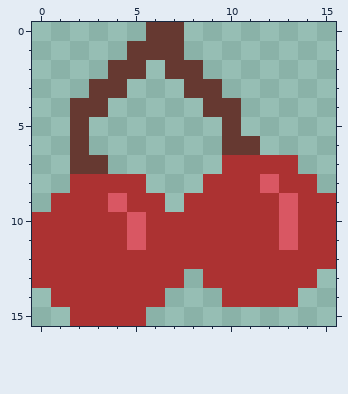
Two versions of one pixel-art sprite, project/asset/cherries.png. The picture above is the old version.
The file is 16x16 pixels.
Once edited:
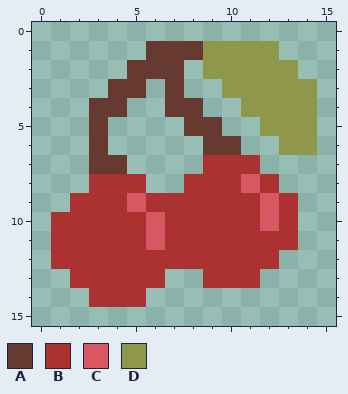
Palette (. is transparent): A #663931  B #ac3232  C #d95763  D #8f974a
Changes in this commit:
{"y":0,"x":6,"old":"AA","new":".."}
{"y":1,"x":5,"old":"A","new":"."}
{"y":1,"x":8,"old":".....","new":"ADDDD"}
{"y":2,"x":4,"old":"A","new":"."}
{"y":2,"x":6,"old":".","new":"A"}
{"y":2,"x":8,"old":"A.....","new":".DDDDD"}
{"y":3,"x":3,"old":"A","new":"."}
{"y":3,"x":5,"old":".","new":"A"}
{"y":3,"x":7,"old":".AA.....","new":"A..DDDDD"}
{"y":4,"x":2,"old":"A","new":"."}
{"y":4,"x":4,"old":".","new":"A"}
{"y":4,"x":7,"old":"..AA....","new":"AA..DDDD"}
{"y":5,"x":2,"old":"A.","new":".A"}
{"y":5,"x":8,"old":"..A","new":"AA."}
{"y":5,"x":12,"old":"...","new":"DDD"}
{"y":6,"x":2,"old":"A.","new":".A"}
{"y":6,"x":9,"old":".","new":"A"}
{"y":6,"x":11,"old":"A","new":"."}
{"y":6,"x":13,"old":"..","new":"DD"}
{"y":7,"x":2,"old":"A","new":"."}
{"y":7,"x":4,"old":".","new":"A"}
{"y":7,"x":9,"old":".","new":"B"}
{"y":7,"x":12,"old":"BB","new":".."}
{"y":8,"x":2,"old":"B","new":"."}
{"y":8,"x":8,"old":".","new":"B"}
{"y":8,"x":11,"old":"BCBB","new":"CB.."}
{"y":9,"x":1,"old":"B","new":"."}
{"y":9,"x":4,"old":"CB","new":"BC"}
{"y":9,"x":7,"old":".","new":"B"}
{"y":9,"x":12,"old":"BCBB","new":"CB.."}
{"y":10,"x":0,"old":"B","new":"."}
{"y":10,"x":5,"old":"CB","new":"BC"}
{"y":10,"x":12,"old":"BCBB","new":"CB.."}
{"y":11,"x":0,"old":"B","new":"."}
{"y":11,"x":5,"old":"CB","new":"BC"}
{"y":11,"x":13,"old":"CBB","new":"B.."}
{"y":12,"x":0,"old":"B","new":"."}
{"y":12,"x":13,"old":"BBB","new":"..."}
{"y":13,"x":0,"old":"BB","new":".."}
{"y":13,"x":7,"old":"B","new":"."}
{"y":13,"x":12,"old":"BBB","new":"..."}
{"y":14,"x":1,"old":"BB","new":".."}
{"y":14,"x":6,"old":"B","new":"."}
{"y":14,"x":10,"old":"BBBB","new":"...."}
{"y":15,"x":2,"old":"BBBB","new":"...."}
{"label":"changed","picture_box":[32,22,336,326]}
